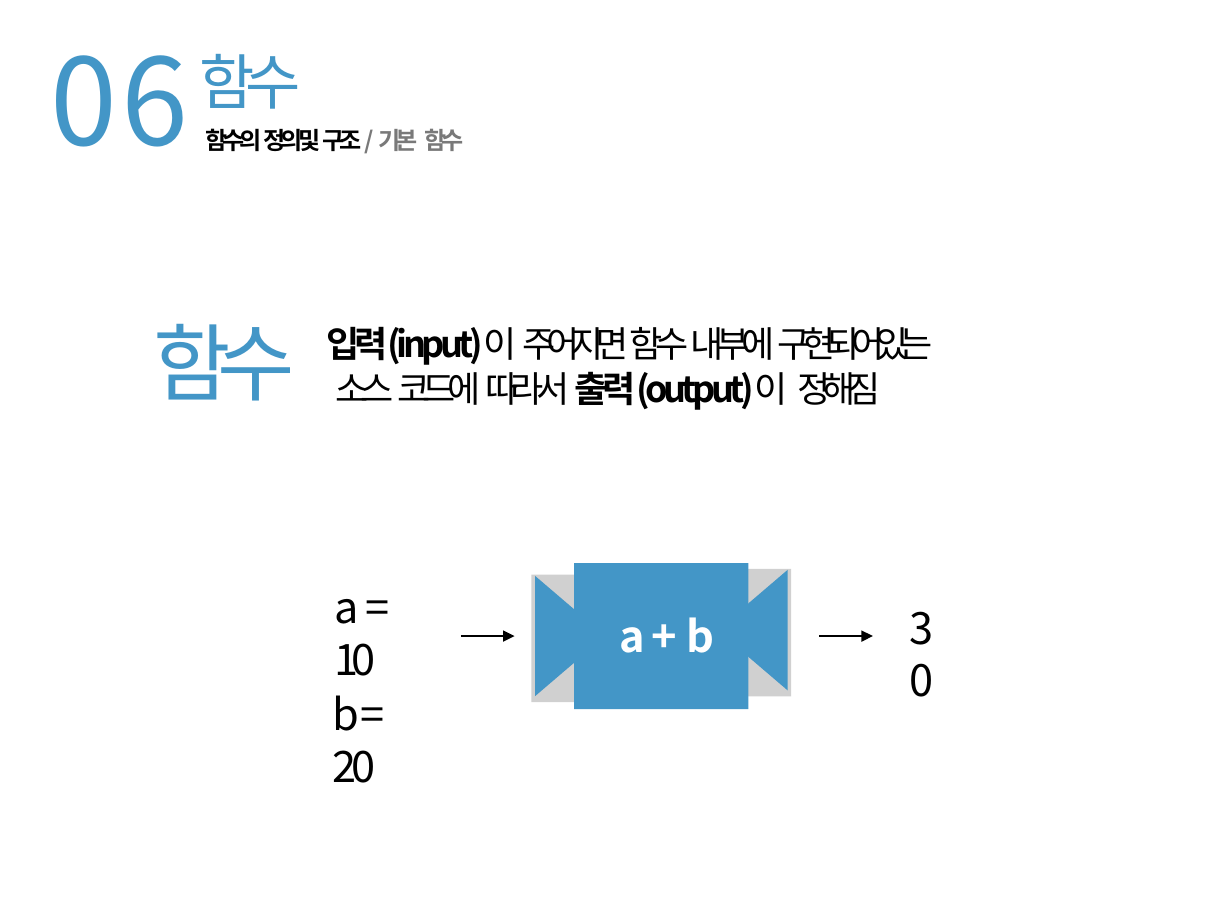
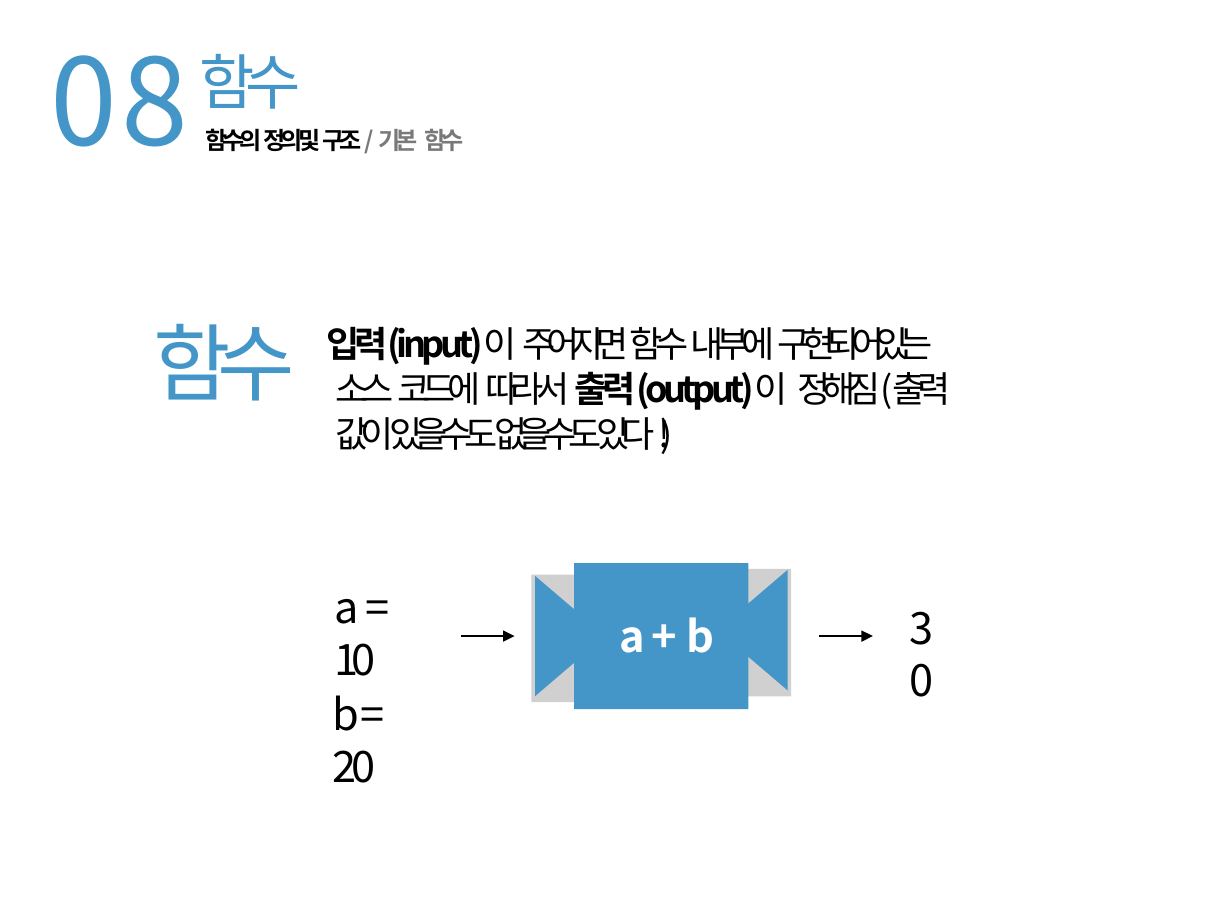
Before and after one commit to hanyang-software-volunteerer/2017-09-software-volunteerer, a slide deck: slide 84 of ppt-for-edit/2017소프트웨어봉사단_0404 (1).pptx (slide 42 before the commit). Drawn at 1232x924 pixels with LibreOffice and Linux fonts; fonts in the diff are those of the drawing; grey boxes stand for pictures. Boxes give left, top, right and bottom in pixels: in the first picture for what was removed or moved away, otherwise in the second. Text is boxed around its words. In the diff, an @@ line names an element or a change of style, - is before the commit and + after.

Commit message:
Add files via upload
마지막 실습 수정 및 필요 코드

```diff
--- a/ppt-for-edit/2017소프트웨어봉사단_0404 (1).pptx
+++ b/ppt-for-edit/2017소프트웨어봉사단_0404 (1).pptx
@@ text at [50, 55, 188, 147]: text changed @@
-06
+08
@@ text at [326, 326, 951, 450]: text changed @@
-입력(input)이 주어지면 함수 내부에 구현되어있는 소스 코드에 따라서 출력(output)이 정해짐
+입력(input)이 주어지면 함수 내부에 구현되어있는 소스 코드에 따라서 출력(output)이 정해짐(출력 값이 있을수도 없을수도 있다 ! )
```
Also in this commit, not shown: 49 other slides changed, 2 slides added, 5 slides removed, 2 other files.
